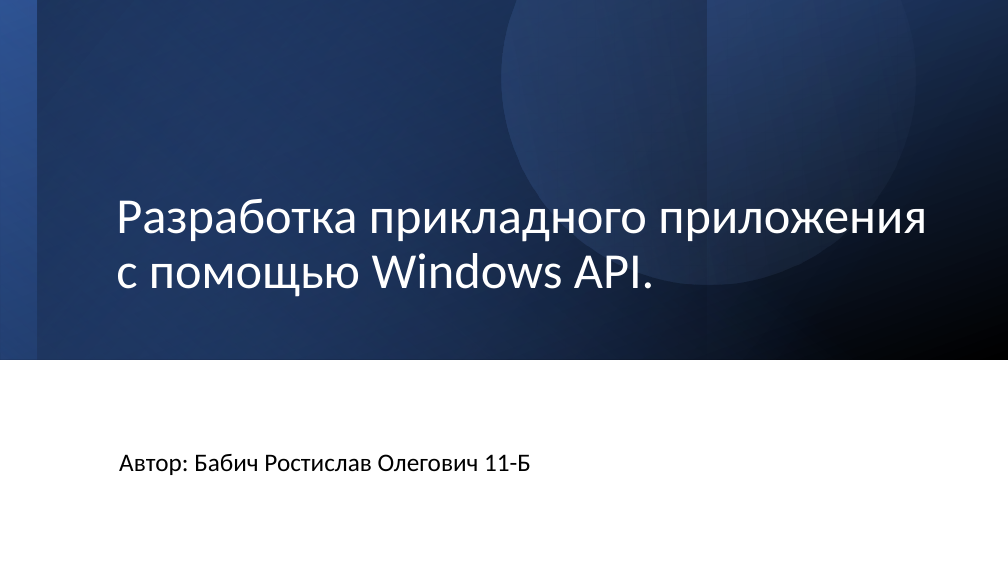
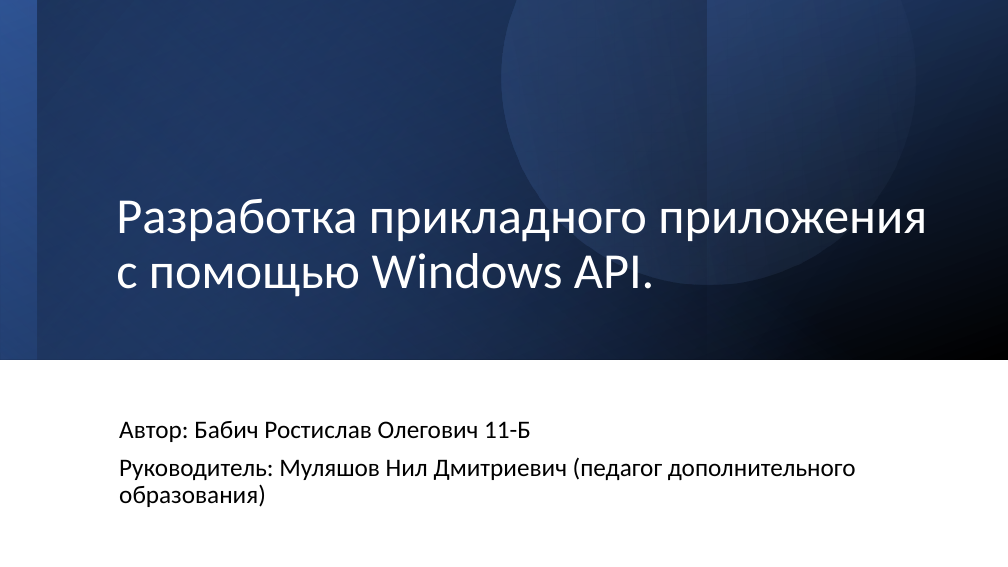
Before and after one commit to mosheadd/WinAPI_PRoject, a slide deck: slide 1 of Презентация.pptx. Drawn at 1008x567 pixels with LibreOffice and Linux fonts; fonts in the diff are those of the drawing. Boxes give left, top, right and bottom in pixels: in the first picture for what was removed or moved away, otherwise in the second. Text is boxed around its words. In the diff, an @@ line names an element or a change of style, - is before the commit and + after.

```diff
--- a/Презентация.pptx
+++ b/Презентация.pptx
@@ subtitle at [119, 457, 856, 507]: paragraph added @@
+Руководитель: Муляшов Нил Дмитриевич (педагог дополнительного образования)
```
Also in this commit, not shown: 1 slide added.
